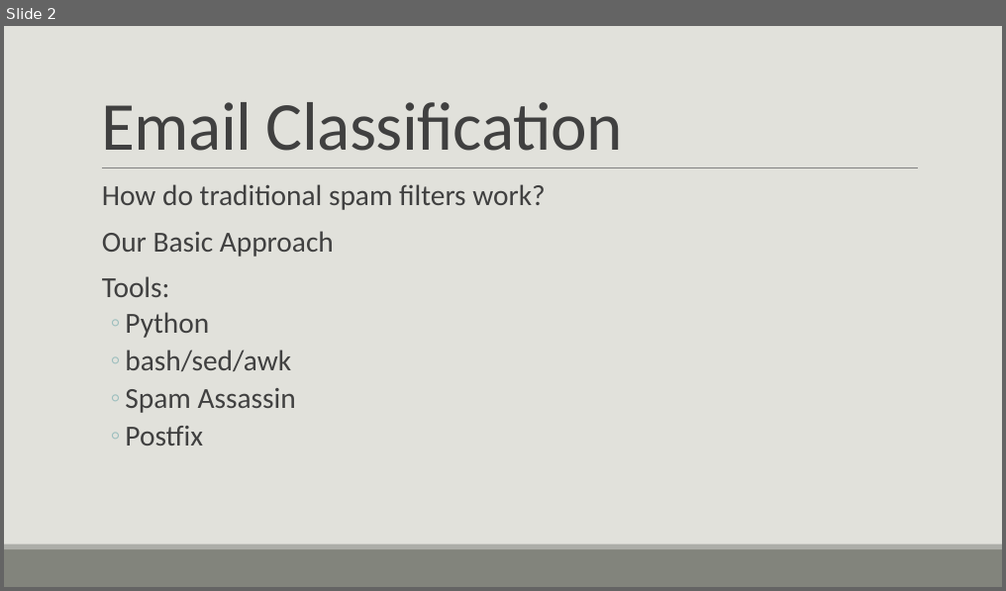
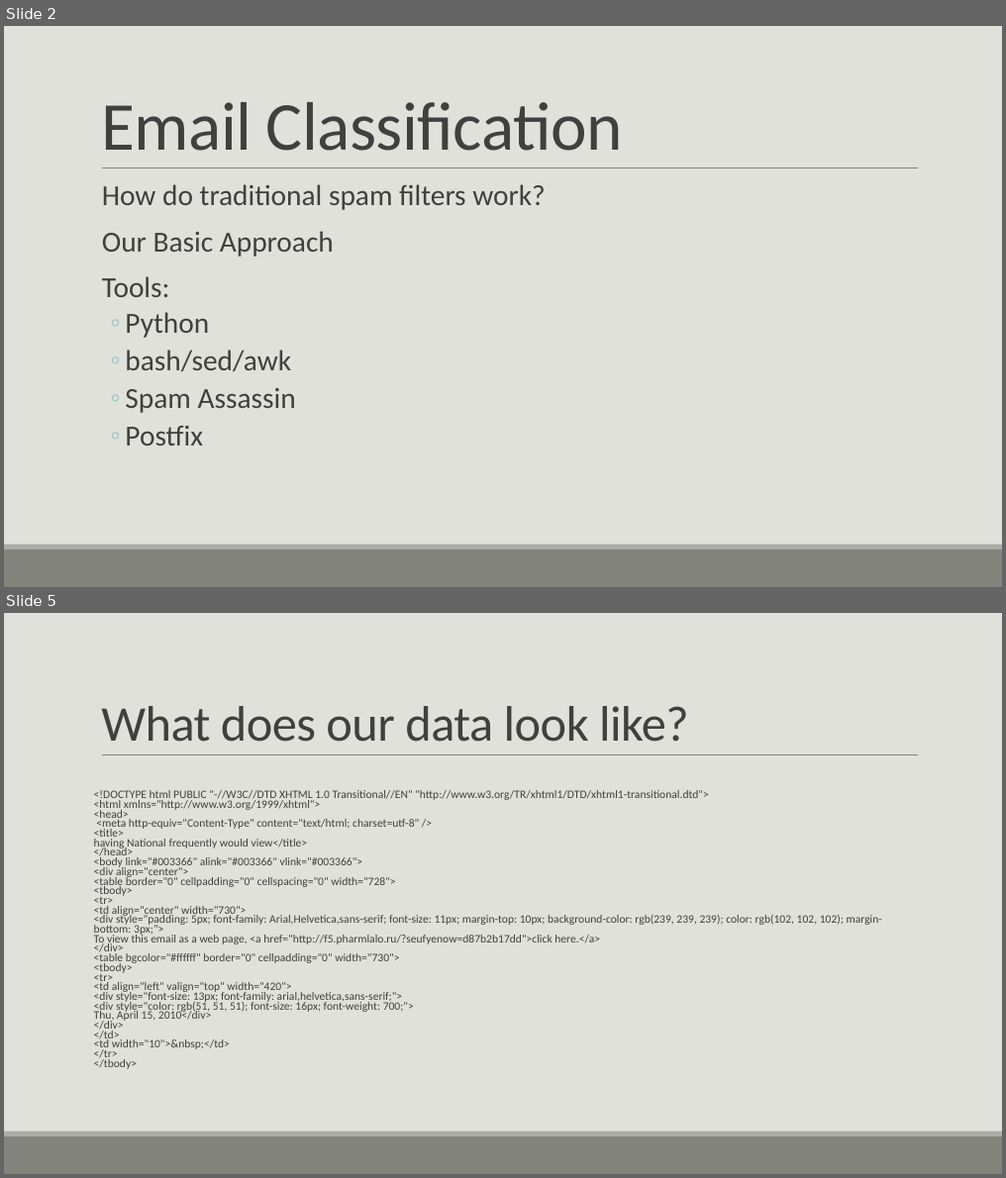
Before and after one commit to bmtober/ec4747-alt, a slide deck: presentation/EC4747Presentation.pptx. Shown one above the other, each under a label of ours: slide 2 before the commit, slides 2 and 5 after it; the slides between them are not shown. The pictures are 1006x591 and 1006x1178 pixels, drawn with LibreOffice and Linux fonts; fonts in the diff are those of the drawing. Boxes give left, top, right and bottom in pixels: in the first picture for what was removed or moved away, otherwise in the second. Text is boxed around its words. In the diff, an @@ line names an element or a change of style, - is before the commit and + after.

Commit message:
Add files via upload
Included updated PPT and PDF of presentation in case Libra Office does funny stuff with formatting.

```diff
--- a/presentation/EC4747Presentation.pptx
+++ b/presentation/EC4747Presentation.pptx
@@ slide 5 added at [4, 613, 1002, 1174], background #E1E1DB; not listed: 3 template elements that a slide beside it also shows @@
@@ title added at [101, 706, 689, 742], 48 pt, text #404040 @@
+What does our data look like?
@@ text added at [94, 790, 882, 1069], 11 pt, text #404040 @@
+<!DOCTYPE html PUBLIC "-//W3C//DTD XHTML 1.0 Transitional//EN" "http://www.w3.org/TR/xhtml1/DTD/xhtml1-transitional.dtd">
+<html xmlns="http://www.w3.org/1999/xhtml">
+<head>
+<meta http-equiv="Content-Type" content="text/html; charset=utf-8" />
+<title>
+having National frequently would view</title>
+</head>
+<body link="#003366" alink="#003366" vlink="#003366">
+<div align="center">
+<table border="0" cellpadding="0" cellspacing="0" width="728">
+<tbody>
+<tr>
+<td align="center" width="730">
+<div style="padding: 5px; font-family: Arial,Helvetica,sans-serif; font-size: 11px; margin-top: 10px; background-color: rgb(239, 239, 239); color: rgb(102, 102, 102); margin-bottom: 3px;">
+To view this email as a web page, <a href="http://f5.pharmlalo.ru/?seufyenow=d87b2b17dd">click here.</a>
+</div>
+<table bgcolor="#ffffff" border="0" cellpadding="0" width="730">
+<tbody>
+<tr>
+<td align="left" valign="top" width="420">
+<div style="font-size: 13px; font-family: arial,helvetica,sans-serif;">
+<div style="color: rgb(51, 51, 51); font-size: 16px; font-weight: 700;">
+Thu, April 15, 2010</div>
+</div>
+</td>
+<td width="10">&nbsp;</td>
+</tr>
+</tbody>
```
Also in this commit, not shown: 12 slides changed, 4 other slides added, 3 slides removed, 1 other file.
